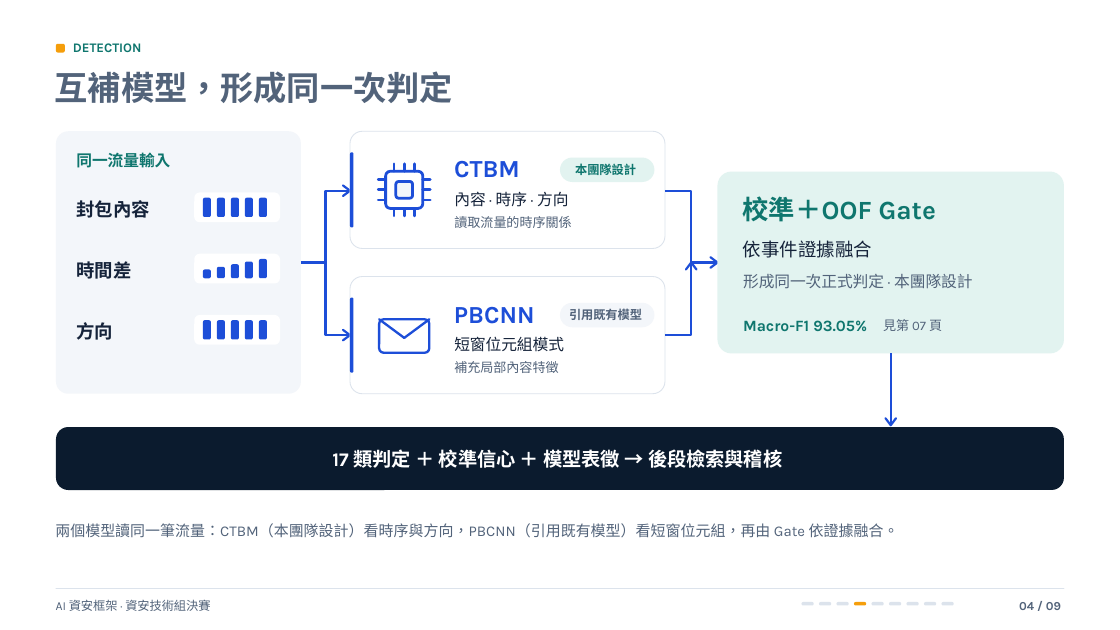
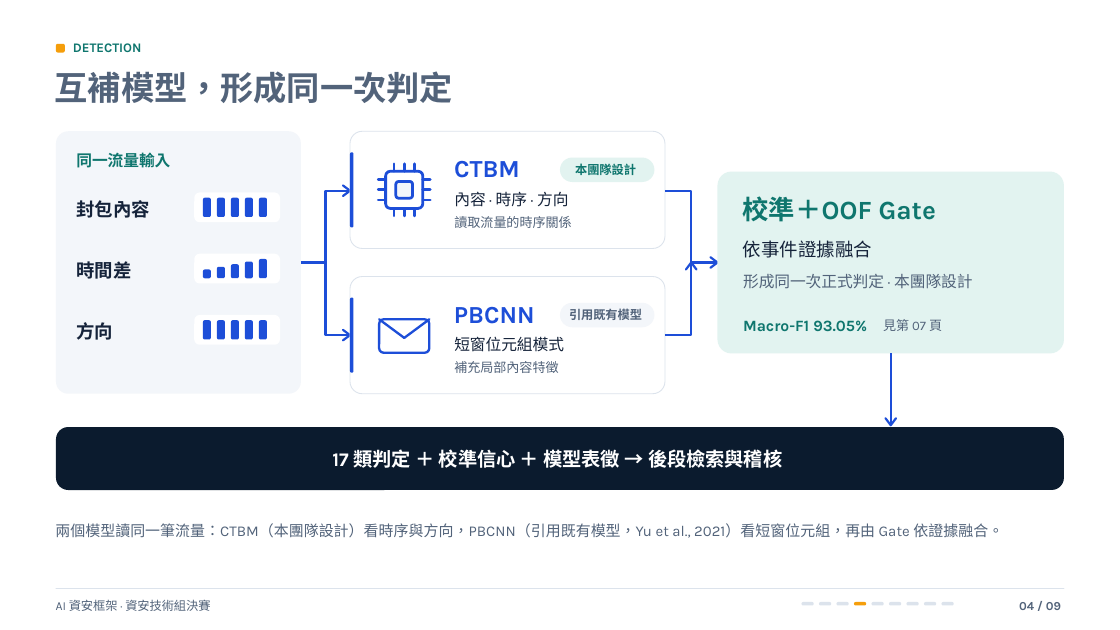
Before and after one commit to Lily09-project/innoserve-competition, a slide deck: slide 4 of deliverables/決賽簡報_AI資安框架.pptx. Drawn at 1120x630 pixels with LibreOffice and Linux fonts; fonts in the diff are those of the drawing. Boxes give left, top, right and bottom in pixels: in the first picture for what was removed or moved away, otherwise in the second. Text is boxed around its words. In the diff, an @@ line names an element or a change of style, - is before the commit and + after.

```diff
--- a/deliverables/決賽簡報_AI資安框架.pptx
+++ b/deliverables/決賽簡報_AI資安框架.pptx
@@ text at <box>55,523,1003,538</box>: text changed @@
-兩個模型讀同一筆流量：CTBM（本團隊設計）看時序與方向，PBCNN（引用既有模型）看短窗位元組，再由 Gate 依證據融合。
+兩個模型讀同一筆流量：CTBM（本團隊設計）看時序與方向，PBCNN（引用既有模型，Yu et al., 2021）看短窗位元組，再由 Gate 依證據融合。
```
Also in this commit, not shown: 1 other slide changed, 15 other files.
